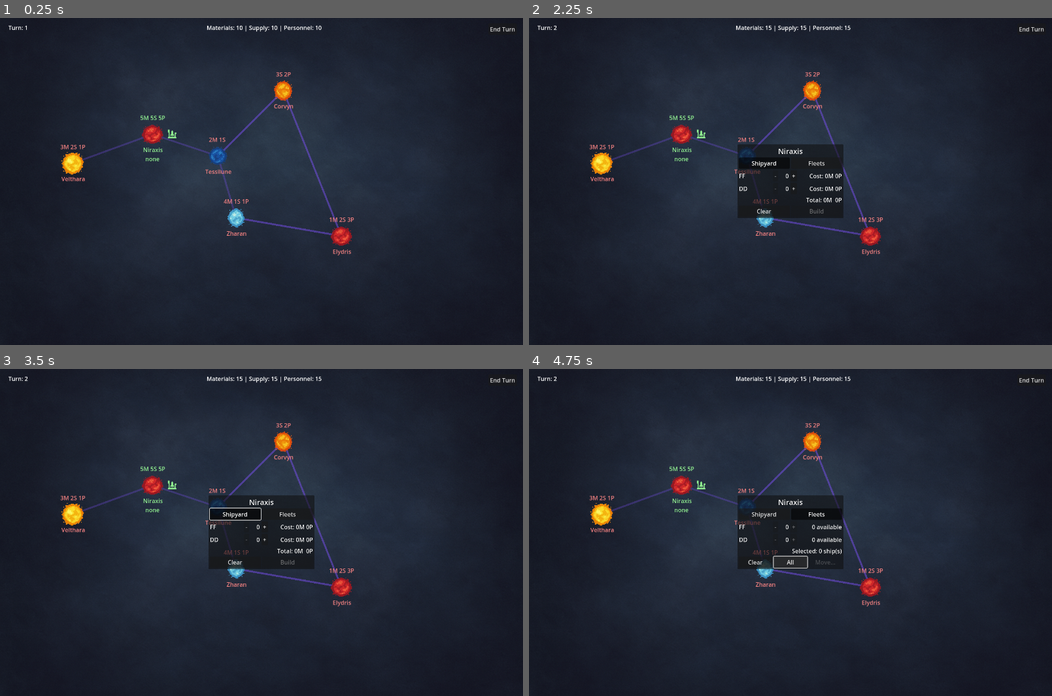
Above: before the commit, frames 1-4 (two rows, left to right).
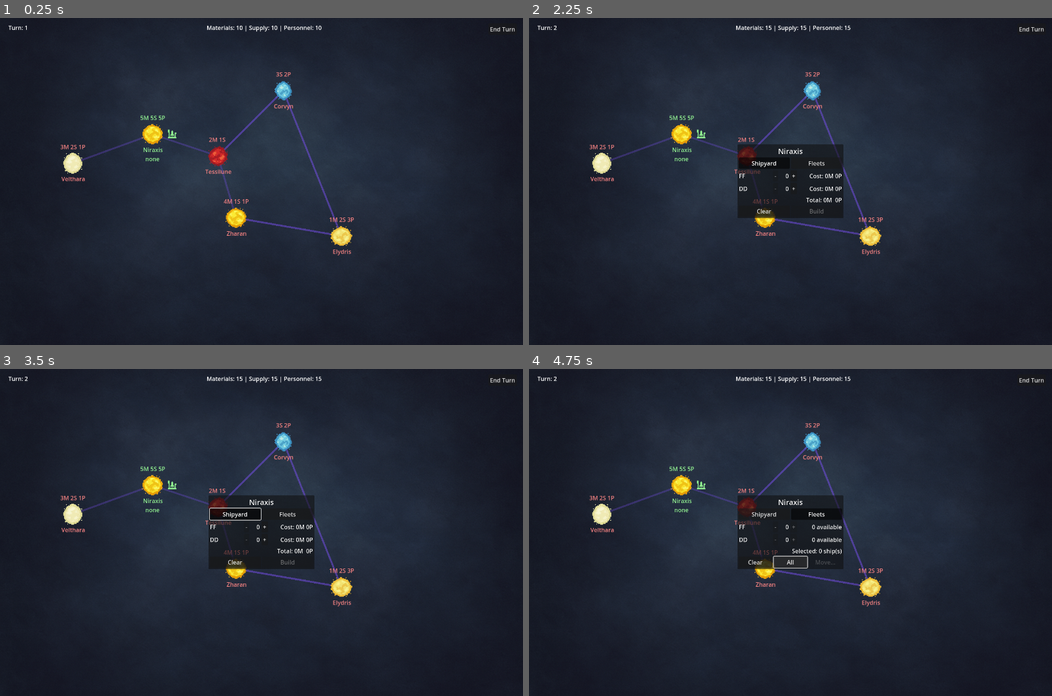
Above: after the commit, the same moments.

Repository: igjese/galaxy-campaign
Game: Godot game, scene res://scenes/map.tscn
The game is run twice, just before and just after one commit, with the same random seed, the same clock (stepped at 60 frames per second) and the same inputs. Before the commit the project starts from res://map.tscn.
Inputs:
- Up to frame 1 (0.25 s): no input
- Up to frame 2 (2.25 s): click "End Turn" at 0.5 s; click "Velthara" at 1.25 s; click "Niraxis" at 2 s
- Up to frame 3 (3.5 s): click "Shipyard" at 2.75 s
- Up to frame 4 (4.75 s): click "Fleets" at 3.5 s; click "All" at 4.25 s

The runs differ from the first frame. In frame 1, 1.1% of the frame differs, in the area x 11-68%, y 19-70%; in frame 2, 1.1%; in frame 3, 1.1%; in frame 4, 1.1%.

Commit message:
state machine; moved most logic to GameLoop

Diff:
--- a/map.gd
+++ /dev/null
@@ -1,250 +0,0 @@
-extends Node2D
-
-@onready var connection_lines = $ConnectionLines
-@onready var world_scene = preload("res://scenes/Star.tscn")  # Adjust path as needed
-@onready var move_indicator_scene = preload("res://scenes/MoveIndicator.tscn")
-
-var system_map = {}
-
-
-func _ready():
-    seed(123)
-    spawn_worlds()
-    draw_connections()
-    connect_signals()
-    update_gui()
-
-
-func connect_signals():
-    $UI/WorldDialog.connect("ships_built", Callable(self, "update_gui"))
-    $UI/WorldDialog.connect("move_queued", Callable(self, "_on_move_queued"))
-    $UI/CombatDialog.connect("combat_complete", Callable(self, "_on_combat_complete"))
-    for world in system_map.values():
-        world.connect("world_pressed", Callable(self, "_on_world_pressed"))
-
-
-func spawn_worlds():
-    for name in GameData.worlds.keys():
-        var data = GameData.worlds[name]
-
-        var world = world_scene.instantiate()
-        world.world_name = name
-        world.materials = data.materials
-        world.supply = data.supply
-        world.personnel = data.personnel
-        world.position = data.position
-        world.faction = data.faction if data.has("faction") else "ai"
-        world.has_shipyard = data.has_shipyard if data.has("has_shipyard") else false
-
-        add_child(world)
-        system_map[name] = world
-
-
-func draw_connections():
-    connection_lines.clear_points()
-
-    for pair in GameData.connections:
-        var name_a = pair[0]
-        var name_b = pair[1]
-
-        if system_map.has(name_a) and system_map.has(name_b):
-            var pos_a = system_map[name_a].global_position
-            var pos_b = system_map[name_b].global_position
-
-            connection_lines.add_point(pos_a)
-            connection_lines.add_point(pos_b)
-
-
-func _on_end_turn_pressed():
-    end_turn()
-
-
-func end_turn():
-    GameData.turn += 1
-    collect_resources()
-    resolve_pending_moves()
-    update_gui()
-
-
-func collect_resources():
-    for star in system_map.values():
-        if star.faction == "player":
-            GameData.player_materials += star.materials
-            GameData.player_supply += star.supply
-            GameData.player_personnel += star.personnel
-
-
-func update_gui():
-    update_turn()
-    update_resource_totals()
-    update_worlds()
-
-
-func update_worlds():
-    for world in system_map.values():
-        world.update_gui()
-
-
-func update_turn():
-    $UI/TurnCount.text = "Turn: %d" % GameData.turn
-
-
-func update_resource_totals():
-    $UI/Resources.text = "Materials: %d | Supply: %d | Personnel: %d" % [
-        GameData.player_materials,
-        GameData.player_supply,
-        GameData.player_personnel
-    ]
-
-
-func _on_move_queued(from: String, to: String, ships: ShipGroup):
-    var from_star = system_map.get(from)
-    var to_star = system_map.get(to)
-
-    var indicator = move_indicator_scene.instantiate()
-    indicator.setup(from_star.global_position, to_star.global_position, ships.text())
-    $PendingMoves.add_child(indicator)
-
-    # Queue each group of ships by type
-    for ship_type in ships.counts.keys():
-        var count = ships.counts[ship_type]
-        if count == 0:
-            continue
-
-        GameData.pending_moves.append({
-            "type": ship_type,
-            "count": count,
-            "from": from,
-            "to": to,
-            "indicator": indicator
-        })
-
-        # Remove moved ships from GameData.ships (real removal)
-        var to_remove := []
-        for ship in GameData.ships:
-            if ship.faction == "player" and ship.location == from and ship.type == ship_type:
-                to_remove.append(ship)
-                if to_remove.size() == count:
-                    break
-        for ship in to_remove:
-            GameData.ships.erase(ship)
-    update_gui()
-
-
-func resolve_pending_moves():
-    while GameData.pending_moves.size() > 0:
-        var move = GameData.pending_moves.pop_front()
-        move.indicator.queue_free()
-        var to_star = system_map.get(move.to)
-        if to_star.faction == "ai":
-            commence_battle(move)
-        else:
-            transfer_ships_to_destination(move)
-            print("→ Moved to %s without combat" % move.to)
-
-
-func commence_battle(move):
-    var player_fleet = build_fleet("player", move.to, move.type, move.count)
-    GameData.ships += player_fleet
-
-    var player_cost = Helpers.calculate_fleet_cost(player_fleet)
-    var ai_fleet = generate_ai_fleet(player_cost)
-
-    var combat_dialog = $UI/CombatDialog
-    combat_dialog.open(move.to, player_fleet, ai_fleet)
-
-
-func apply_victory(to: String, lost_ships: Dictionary):
-    var star = system_map[to]
-    star.faction = "player"
-    remove_lost_ships(to, lost_ships)
-    star.update_gui()
-    print("✔ Victory at %s!" % to)
-
-func apply_defeat(to: String, lost_ships: Dictionary):
-    remove_lost_ships(to, lost_ships)
-    print("✘ Defeat at %s! All ships lost." % to)
-
-func remove_lost_ships(location: String, losses: Dictionary):
-    var survivors = []
-
-    for ship in GameData.ships:
-        if ship.faction == "player" and ship.location == location:
-            var type = ship.type
-            if losses.has(type) and losses[type] > 0:
-                losses[type] -= 1
-                continue  # this one is lost
-        survivors.append(ship)
-
-    GameData.ships = survivors
-
-
-
-func transfer_ships_to_destination(move):
-    var new_ships = build_fleet("player", move.to, move.type, move.count)
-    GameData.ships += new_ships
-
-
-func build_fleet(faction: String, location: String, ship_type: String, count: int) -> Array:
-    var result = []
-    for i in count:
-        result.append({
-            "type": ship_type,
-            "faction": faction,
-            "location": location
-        })
-    return result
-
-
-func generate_ai_fleet(max_cost: int) -> Array:
-    var fleet = []
-    var types = GameData.ship_designs.keys()
-    while max_cost > 0:
-        var type = types[randi() % types.size()]
-        var design = GameData.ship_designs.get(type)
-        var cost = design.cost_mats + design.cost_pers
-        if cost <= max_cost:
-            fleet.append({ "type": type })
-            max_cost -= cost
-        else:
-            break
-    return fleet
-
-
-func trim_ships(location: String, loss_cost: int):
-    var removed_cost = 0
-    var survivors = []
-
-    for ship in GameData.ships:
-        if ship.faction == "player" and ship.location == location and removed_cost < loss_cost:
-            var design = GameData.ship_designs.get(ship.type)
-            removed_cost += design.cost_mats + design.cost_pers
-            continue  # skip adding this ship
-        survivors.append(ship)
-
-    GameData.ships = survivors
-
-func _on_combat_complete(did_win: bool, location: String, lost_ships: Dictionary):
-    if did_win:
-        apply_victory(location, lost_ships)
-    else:
-        apply_defeat(location, lost_ships)
-
-    update_gui()
-
-
-func open_build_dialog_for(world_node):
-    GameData.selected_world = world_node
-    var dialog = get_tree().get_root().get_node("Map/UI/WorldDialog")
-    dialog.popup_centered()
-    dialog.prepare_for_world(world_node)
-
-
-func _on_world_pressed(world_node):
-    if world_node.faction != "player":
-        return
-    var has_ships = GameData.ships.any(func(s): return s.location == world_node.world_name and s.faction == "player")
-    if world_node.has_shipyard or has_ships:
-        GameData.selected_world = world_node
-        $UI/WorldDialog.prepare_for_world(world_node)
-        $UI/WorldDialog.popup_centered()
--- a/project.godot
+++ b/project.godot
@@ -17,8 +17,9 @@
 
 [autoload]
 
-Helpers="*res://helpers.gd"
-GameData="*res://game_data.gd"
+Helpers="*res://scripts/helpers.gd"
+GameData="*res://scripts/game_data.gd"
+GameLoop="*res://scripts/game_loop.gd"
 
 [display]
 
--- a/scenes/combat_dialog.gd
+++ b/scenes/combat_dialog.gd
@@ -7,62 +7,32 @@
 var ai_fleet = []
 var location = ""
 
-func open(to: String, player: Array, ai: Array):
-    player_fleet = player
-    ai_fleet = ai
-    location = to
 
-    $VBox/Title.text = "Battle at %s" % to
+func open():
+    var move = GameLoop.current_move
+    $VBox/Title.text = "Battle at %s" % move.to
     $VBox/Result.text = "Battle is ready to start."
 
-    populate_summary($VBox/Fleets/Player, player_fleet, "Player")
-    populate_summary($VBox/Fleets/AI, ai_fleet, "AI")
+    populate_summary($VBox/Fleets/Player, move.ships, "Player")
+    populate_summary($VBox/Fleets/AI, move.ai_ships, "AI")
 
     $VBox/Buttons/StartBattle.visible = true
     $VBox/Buttons/Close.visible = false
-
     popup_centered()
 
 
-func populate_summary(label_node: Label, fleet: Array, faction: String):
-    var counts := {}
-    for ship in fleet:
-        counts[ship.type] = counts.get(ship.type, 0) + 1
-
+func populate_summary(label_node: Label, fleet: ShipGroup, faction: String):
     var text = "%s Fleet:\n" % faction
-    for type in counts.keys():
-        text += "%s x%d\n" % [type, counts[type]]
+    for type in fleet.counts.keys():
+        text += "%s x%d\n" % [type, fleet.counts[type]]
     label_node.text = text.strip_edges()
 
 
 func _on_start_battle_pressed():
-    var player_cost = Helpers.calculate_fleet_cost(player_fleet)
-    var ai_cost = Helpers.calculate_fleet_cost(ai_fleet)
-    var win_chance = float(player_cost) / (player_cost + ai_cost) * 1.2
-    var did_win = randf() < win_chance
-    var result_text := ""
+    GameLoop.resolve_battle()  # request logic
 
-    var lost_ships := {}
-
-    if did_win:
-        var loss_cost = int(ai_cost / 2.0)
-        lost_ships = Helpers.calculate_loss_by_cost(player_fleet, loss_cost)
-        var summary = Helpers.summarize_fleet(lost_ships)
-        result_text = "✔ Victory!\nLost ships: %s" % (summary if summary != "" else "none")
-
-    else:
-        # Convert player_fleet array to a summary dict
-        for ship in player_fleet:
-            lost_ships[ship.type] = lost_ships.get(ship.type, 0) + 1
-        result_text = "✘ Defeat!\nAll ships were destroyed."
-
+func show_result(result_text):
     $VBox/Result.text = result_text
-    $VBox/Buttons/StartBattle.visible = false
-    $VBox/Buttons/Close.visible = true
-
-    emit_signal("combat_complete", did_win, location, lost_ships)
-
-
 
 
 func _on_close_pressed():
--- a/scenes/line_increment.gd
+++ b/scenes/line_increment.gd
@@ -61,7 +61,7 @@
 
 func hulls_available(hull: String) -> int:
     var count = 0
-    for ship in GameData.ships:
-        if ship.faction == "player" and ship.location == GameData.selected_world.world_name and ship.type == hull:
+    for ship in GameLoop.all_ships:
+        if ship.faction == "player" and ship.location == GameLoop.selected_world.world_name and ship.type == hull:
             count += 1
     return count
--- /dev/null
+++ b/scenes/map.gd
@@ -0,0 +1,117 @@
+extends Node2D
+
+@onready var connection_lines = $ConnectionLines
+@onready var world_scene = preload("res://scenes/Star.tscn")  # Adjust path as needed
+@onready var move_indicator_scene = preload("res://scenes/MoveIndicator.tscn")
+
+var system_map = {}
+var current_battle_move = null
+
+
+
+func _ready():
+    seed(1234)
+    spawn_worlds()
+    draw_connections()
+    connect_signals()
+    update_gui()
+    GameLoop.change_state(GameLoop.GameState.SETUP)
+
+
+func connect_signals():
+    $UI/WorldDialog.connect("ships_built", Callable(self, "update_gui"))
+    $UI/WorldDialog.connect("move_queued", Callable(self, "_on_move_queued"))
+    $UI/CombatDialog.connect("combat_complete", Callable(self, "_on_combat_complete"))
+    for world in system_map.values():
+        world.connect("world_pressed", Callable(self, "_on_world_pressed"))
+
+
+func spawn_worlds():
+    for name in GameData.worlds.keys():
+        var data = GameData.worlds[name]
+
+        var world = world_scene.instantiate()
+        world.world_name = name
+        world.materials = data.materials
+        world.supply = data.supply
+        world.personnel = data.personnel
+        world.position = data.position
+        world.faction = data.faction if data.has("faction") else "ai"
+        world.has_shipyard = data.has_shipyard if data.has("has_shipyard") else false
+
+        add_child(world)
+        system_map[name] = world
+
+
+func draw_connections():
+    connection_lines.clear_points()
+    for pair in GameData.connections:
+        var name_a = pair[0]
+        var name_b = pair[1]
+        if system_map.has(name_a) and system_map.has(name_b):
+            var pos_a = system_map[name_a].global_position
+            var pos_b = system_map[name_b].global_position
+            connection_lines.add_point(pos_a)
+            connection_lines.add_point(pos_b)
+
+
+func _on_end_turn_pressed():
+    GameLoop.change_state(GameLoop.GameState.END_TURN)
+
+
+func collect_resources():
+    for star in system_map.values():
+        if star.faction == "player":
+            GameLoop.player_materials += star.materials
+            GameLoop.player_supply += star.supply
+            GameLoop.player_personnel += star.personnel
+
+
+func update_gui():
+    update_turn()
+    update_resource_totals()
+    update_worlds()
+
+
+func update_worlds():
+    for world in system_map.values():
+        world.update_gui()
+
+
+func update_turn():
+    $UI/TurnCount.text = "Turn: %d" % GameLoop.turn
+
+
+func update_resource_totals():
+    $UI/Resources.text = "Materials: %d | Supply: %d | Personnel: %d" % [
+        GameLoop.player_materials,
+        GameLoop.player_supply,
+        GameLoop.player_personnel
+    ]
+
+
+func _on_move_queued(from: String, to: String, ships: ShipGroup):
+    var from_star = system_map.get(from)
+    var to_star = system_map.get(to)
+    var indicator = move_indicator_scene.instantiate()
+    indicator.setup(from_star.global_position, to_star.global_position, ships.text())
+    $PendingMoves.add_child(indicator)
+    GameLoop.queue_move(from, to, ships, indicator)
+    update_gui()
+
+
+func open_build_dialog_for(world_node):
+    GameLoop.selected_world = world_node
+    var dialog = get_tree().get_root().get_node("Map/UI/WorldDialog")
+    dialog.popup_centered()
+    dialog.prepare_for_world(world_node)
+
+
+func _on_world_pressed(world_node):
+    if world_node.faction != "player":
+        return
+    var has_ships = GameLoop.all_ships.any(func(s): return s.location == world_node.world_name and s.faction == "player")
+    if world_node.has_shipyard or has_ships:
+        GameLoop.selected_world = world_node
+        $UI/WorldDialog.prepare_for_world(world_node)
+        $UI/WorldDialog.popup_centered()
--- a/map.tscn
+++ b/scenes/map.tscn
@@ -1,12 +1,12 @@
 [gd_scene load_steps=5 format=3 uid="uid://dbkbcp753u33p"]
 
-[ext_resource type="Script" uid="uid://d0emdqkydvqc2" path="res://map.gd" id="1_gqbix"]
-[ext_resource type="Texture2D" uid="uid://fgaapbg5fdsi" path="res://assets/map-background.png" id="2_wijl4"]
-[ext_resource type="Script" uid="uid://embxqtjdjepy" path="res://scenes/world_dialog.gd" id="3_e0an3"]
-[ext_resource type="PackedScene" uid="uid://b5gf5oqku1coh" path="res://scenes/CombatDialog.tscn" id="4_p5pve"]
+[ext_resource type="Script" uid="uid://d0emdqkydvqc2" path="res://scenes/map.gd" id="1_0cso3"]
+[ext_resource type="Texture2D" uid="uid://fgaapbg5fdsi" path="res://assets/map-background.png" id="2_2klcf"]
+[ext_resource type="Script" uid="uid://embxqtjdjepy" path="res://scenes/world_dialog.gd" id="3_2lpho"]
+[ext_resource type="PackedScene" uid="uid://b5gf5oqku1coh" path="res://scenes/CombatDialog.tscn" id="4_nakos"]
 
 [node name="Map" type="Node2D"]
-script = ExtResource("1_gqbix")
+script = ExtResource("1_0cso3")
 
 [node name="Background" type="TextureRect" parent="."]
 anchors_preset = 15
--- a/scenes/star.gd
+++ b/scenes/star.gd
@@ -59,7 +59,7 @@
     # ships owned by player
     var ship_text := ""
     if faction == "player":
-        var local_ships = GameData.ships.filter(
+        var local_ships = GameLoop.all_ships.filter(
             func(s): return (s.location == world_name and s.faction == "player")
         )
         var group = ShipGroup.new_from_fleet(local_ships)
--- a/scenes/world_dialog.gd
+++ b/scenes/world_dialog.gd
@@ -59,8 +59,8 @@
     if current_mode == Mode.BUILD:
         $VBox/Summary.text = "Total: %dM  %dP" % [cost["mats"], cost["pers"]]
         $VBox/Cmd/Build.disabled = (
-            cost["mats"] > GameData.player_materials or
-            cost["pers"] > GameData.player_personnel or
+            cost["mats"] > GameLoop.player_materials or
+            cost["pers"] > GameLoop.player_personnel or
             total_ships == 0
         )
     elif current_mode == Mode.MOVE:
@@ -84,19 +84,19 @@
 func _on_build_pressed():
     # Calculate total cost using ShipGroup
     var cost = ship_order.cost()
-    if GameData.player_materials < cost["mats"] or GameData.player_personnel < cost["pers"]:
+    if GameLoop.player_materials < cost["mats"] or GameLoop.player_personnel < cost["pers"]:
         print("Not enough resources.")
         return
 
     # Deduct resources
-    GameData.player_materials -= cost["mats"]
-    GameData.player_personnel -= cost["pers"]
+    GameLoop.player_materials -= cost["mats"]
+    GameLoop.player_personnel -= cost["pers"]
 
     # Create ships
     for type in ship_order.counts.keys():
         var count = ship_order.counts[type]
         for i in count:
-            GameData.ships.append({
+            GameLoop.all_ships.append({
                 "type": type,
                 "location": world.world_name,
                 "faction": "player"
@@ -125,12 +125,8 @@
 
 func _on_move(id: int):
     var destination = $VBox/Cmd/Move.get_popup().get_item_text(id)
-    queue_move(destination)
+    emit_signal("move_queued", world.world_name, destination, ship_order)
     hide()
-
-
-func queue_move(destination):
-    emit_signal("move_queued", world.world_name, destination, ship_order)
 
 
 func populate_move_destinations():
--- a/game_data.gd
+++ b/scripts/game_data.gd
@@ -1,14 +1,4 @@
 extends Node
-
-var turn := 1
-var player_materials := 10
-var player_supply := 10
-var player_personnel := 10
-
-var selected_world = null
-var ships = []  # each ship is a dict or lightweight object
-var pending_moves = []  # each move = { type, count, from, to }
-
 
 var worlds = {
     "Velthara": {
--- /dev/null
+++ b/scripts/game_loop.gd
@@ -0,0 +1,196 @@
+extends Node
+
+enum GameState { SETUP, START_TURN, IDLE, PROCESS_MOVES, COMBAT, MOVE, END_TURN}
+var states = ["SETUP","START_TURN", "IDLE", "PROCESS_MOVES", "COMBAT", "MOVE", "END_TURN"]
+
+var state = GameState.IDLE
+var map: Node = null
+var combat_dialog: Node = null
+
+var pending_moves: Array = []
+var current_move = null
+
+var turn := 1
+var player_materials := 10
+var player_supply := 10
+var player_personnel := 10
+
+var selected_world = null
+var all_ships = []  # each ship is a dict or lightweight object
+
+
+func change_state(new_state: int):
+    print("State: %s to %s" % [states[state], states[new_state]])
+    state = new_state
+    match state:
+        GameState.SETUP:
+            begin_setup()
+        GameState.START_TURN:
+            print("Turn: %d" % turn)
+            begin_start_turn()
+        GameState.IDLE:
+            pass
+        GameState.PROCESS_MOVES:
+            print(pending_moves)
+            begin_process_moves()
+        GameState.COMBAT:
+            print(current_move)
+            begin_combat()
+        GameState.MOVE:
+            print(current_move)
+            begin_move()
+        GameState.END_TURN:
+            begin_end_turn()
+
+
+func begin_setup():
+    map = get_tree().get_root().get_node("Map")
+    combat_dialog = map.get_node("UI/CombatDialog")
+
+
+func begin_start_turn():
+    turn += 1
+    map.collect_resources()
+    map.update_gui()
+    change_state(GameState.IDLE)
+
+
+func begin_end_turn():
+    if not pending_moves.is_empty():
+        change_state(GameState.PROCESS_MOVES)
+    else:
+        change_state(GameState.START_TURN)
+
+
+func begin_process_moves():
+    current_move = pending_moves.pop_front()
+    current_move.indicator.queue_free()
+    var to_star = map.system_map.get(current_move.to)
+    if to_star.faction == "ai":
+        change_state(GameState.COMBAT)
+    else:
+        change_state(GameState.MOVE)
+
+
+func begin_move():
+    map.transfer_ships()
+    change_state(GameState.END_TURN)
+
+
+func transfer_ships():
+    var ships = current_move.ships
+    for ship_type in ships.counts.keys():
+        var count = ships.counts[ship_type]
+        for i in count:
+            all_ships.append({
+                "type": ship_type,
+                "faction": "player",
+                "location": current_move.to
+            })
+    print("Ships arrived at %s (%s)" % [current_move.to, ships.text])
+
+
+func begin_combat():
+    var player_fleet = current_move.ships
+    var player_cost = player_fleet.cost()["mats"] + player_fleet.cost()["pers"]
+
+    current_move.ai_ships = generate_ai_fleet(player_cost)  # Returns ShipGroup
+    combat_dialog.open()
+
+
+func generate_ai_fleet(max_cost: int) -> ShipGroup:
+    var result := ShipGroup.new()
+    var types = GameData.ship_designs.keys()
+    while max_cost > 0:
+        var type = types[randi() % types.size()]
+        var design = GameData.ship_designs[type]
+        var cost = design.cost_mats + design.cost_pers
+        if cost <= max_cost:
+            result.counts[type] = result.counts.get(type, 0) + 1
+            max_cost -= cost
+        else:
+            break
+    return result
+
+
+func resolve_battle():
+    var outcome = simulate_battle()
+    process_battle_results(outcome)
+
+
+func simulate_battle():
+    var player_fleet = current_move.ships
+    var ai_fleet = current_move.ai_ships
+    var player_cost = player_fleet.cost()
+    var ai_cost = ai_fleet.cost()
+    var win_chance = float(player_cost["mats"] + player_cost["pers"]) / (player_cost["mats"] + player_cost["pers"] + ai_cost["mats"] + ai_cost["pers"])
+    var roll = randf()
+    var did_win = roll < win_chance
+    var result_text := ""
+    var lost_ships := ShipGroup.new()
+    if did_win:
+        var loss_cost = int(ai_cost["mats"] + ai_cost["pers"]) / 2
+        lost_ships = calculate_losses(loss_cost)
+        result_text = "✔ Victory!\nLost ships: %s" % lost_ships.text()
+    else:
+        lost_ships = player_fleet
+        result_text = "✘ Defeat!\nAll ships were destroyed."
+    return { "did_win": did_win, "lost_ships": lost_ships }
+
+
+func calculate_losses(max_loss_cost: int) -> ShipGroup:
+    var lost := ShipGroup.new()
+    var total_lost_cost := 0
+    var sorted_types = current_move.ships.counts.keys()
+    sorted_types.sort_custom(func(a, b):
+        var ca = GameData.ship_designs[a].cost_mats + GameData.ship_designs[a].cost_pers
+        var cb = GameData.ship_designs[b].cost_mats + GameData.ship_designs[b].cost_pers
+        return cb - ca  # higher-cost ships lost first
+    )
+    for ship_type in sorted_types:
+        var design = GameData.ship_designs[ship_type]
+        var unit_cost = design.cost_mats + design.cost_pers
+        var available = current_move.ships.counts[ship_type]
+        for i in available:
+            if total_lost_cost + unit_cost > max_loss_cost:
+                return lost
+            lost.add_type(ship_type, 1)
+            total_lost_cost += unit_cost
+    return lost
+
+
+func process_battle_results(outcome):
+    var star = map.system_map[current_move.to]
+    var outcome_msg = ""
+    if outcome.did_win:
+        star.faction = "player"
+        outcome_msg = "✔ Victory!\nLost ships: %s" % outcome.lost_ships.text()
+        current_move.ships.subtract(outcome.lost_ships)
+        transfer_ships()
+    else:
+        outcome_msg = "✘ Defeat!\nAll ships were destroyed."
+    print("Battle at %s: %s" % [star,outcome_msg])
+    combat_dialog.show_result(outcome_msg)
+    map.update_gui()
+    change_state(GameState.END_TURN)
+
+
+func queue_move(from: String, to: String, ships: ShipGroup, indicator: Node):
+    # Add move to internal queue
+    pending_moves.append({
+        "from": from,
+        "to": to,
+        "ships": ships,
+        "indicator": indicator
+    })
+    # Remove moved ships from GameLoop.ships (actual game state mutation)
+    var remaining := []
+    var pending_counts := ships.counts.duplicate()
+    for ship in all_ships:
+        if ship.faction == "player" and ship.location == from:
+            var t = ship.type
+            if pending_counts.has(t) and pending_counts[t] > 0:
+                pending_counts[t] -= 1
+                continue  # ship is in transit
+        remaining.append(ship)
+    all_ships = remaining
--- a/scripts/ship_group.gd
+++ b/scripts/ship_group.gd
@@ -31,8 +31,10 @@
         "pers": pers
     }
 
+
 func set_count(type: String, count: int) -> void:
     counts[type] = count
+
 
 func total_count() -> int:
     var total = 0
@@ -42,3 +44,14 @@
 
 func clear():
     counts.clear()
+
+
+func subtract(other: ShipGroup):
+    for type in other.counts.keys():
+        var original = counts.get(type, 0)
+        var to_remove = other.counts[type]
+        var remaining = original - to_remove
+        if remaining > 0:
+            counts[type] = remaining
+        else:
+            counts.erase(type)
Renamed: map.gd.uid -> scenes/map.gd.uid
Not shown: 3 places in scenes/map.tscn that only renumber resources
Renamed: game_data.gd.uid -> scripts/game_data.gd.uid
Not shown, added: scripts/game_loop.gd.uid
Renamed: helpers.gd -> scripts/helpers.gd
Renamed: helpers.gd.uid -> scripts/helpers.gd.uid
